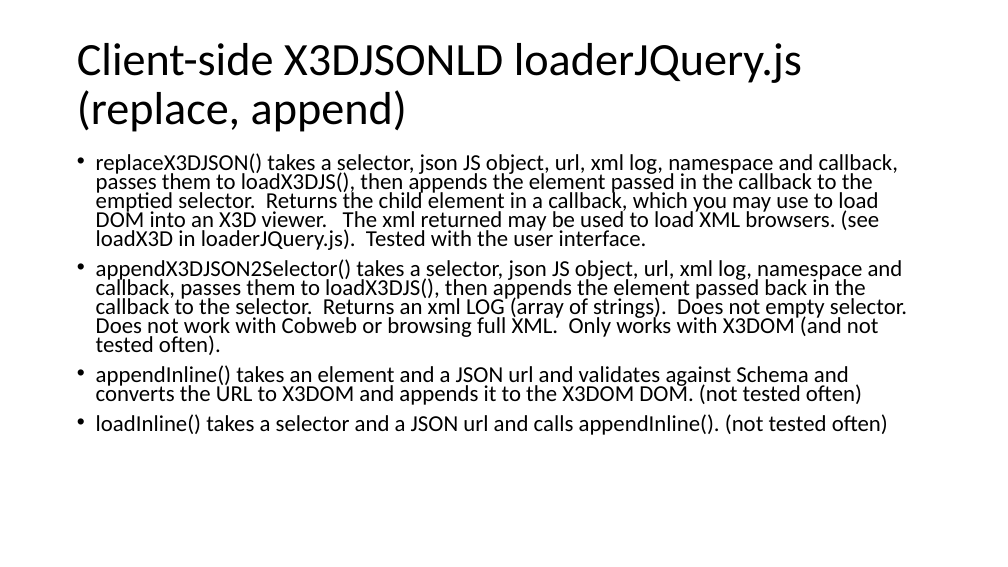
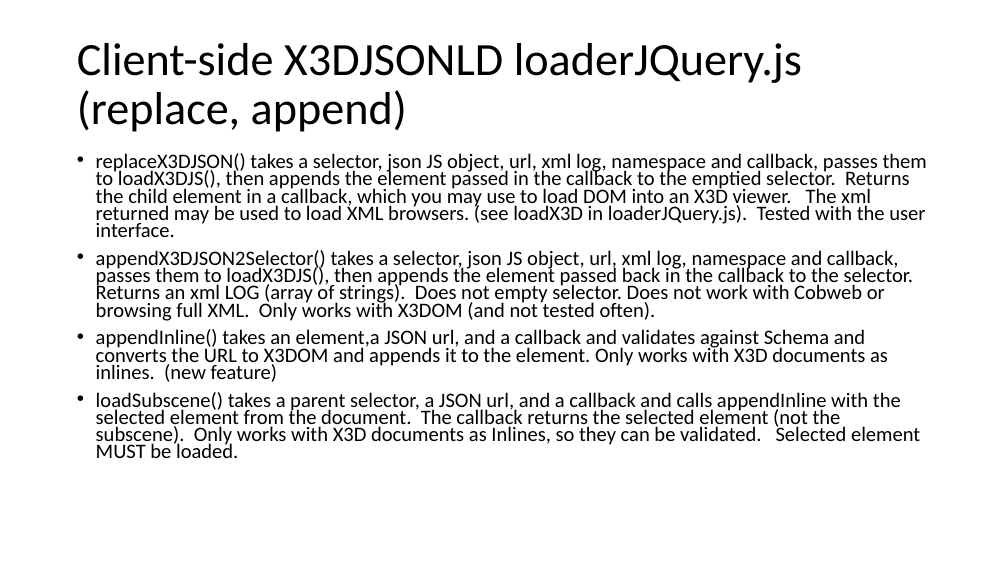
Before and after one commit to coderextreme/X3DJSONLD, a slide deck: slide 8 of doc/X3DJSONLoaderTutorial.pptx. Drawn at 1008x567 pixels with LibreOffice and Linux fonts; fonts in the diff are those of the drawing. Boxes give left, top, right and bottom in pixels: in the first picture for what was removed or moved away, otherwise in the second. Text is boxed around its words. In the diff, an @@ line names an element or a change of style, - is before the commit and + after.

Commit message:
Changed documentation, worked on subscenes.

```diff
--- a/doc/X3DJSONLoaderTutorial.pptx
+++ b/doc/X3DJSONLoaderTutorial.pptx
@@ text at <box>96,153,927,321</box>: size 21.7 to 19.6 pt in "replaceX3DJSON() takes a selector, json JS object, ...", "appendX3DJSON2Selector() takes a selector, json JS object, ..." @@
@@ text at <box>96,329,920,458</box>: text changed; size 21.7 to 19.6 pt @@
-• appendInline() takes an element and a JSON url and validates against Schema and converts the URL to X3DOM and appends it to the X3DOM DOM. (not tested often)
-• loadInline() takes a selector and a JSON url and calls appendInline(). (not tested often)
+• appendInline() takes an element,a JSON url, and a callback and validates against Schema and converts the URL to X3DOM and appends it to the element. Only works with X3D documents as inlines. (new feature)
+• loadSubscene() takes a parent selector, a JSON url, and a callback and calls appendInline with the selected element from the document. The callback returns the selected element (not the subscene). Only works with X3D documents as Inlines, so they can be validated. Selected element MUST be loaded.
```
Also in this commit, not shown: 1 other slide changed, 2 slides added, 3 other files.
